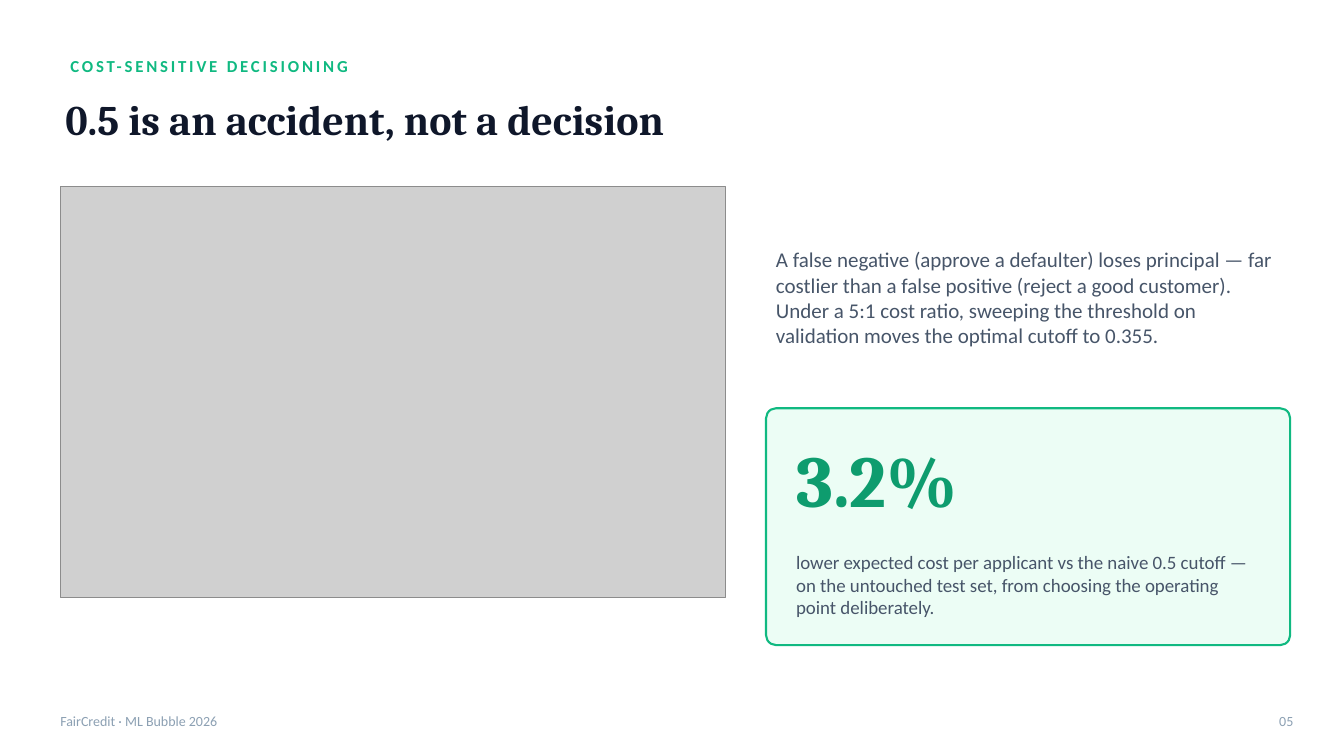
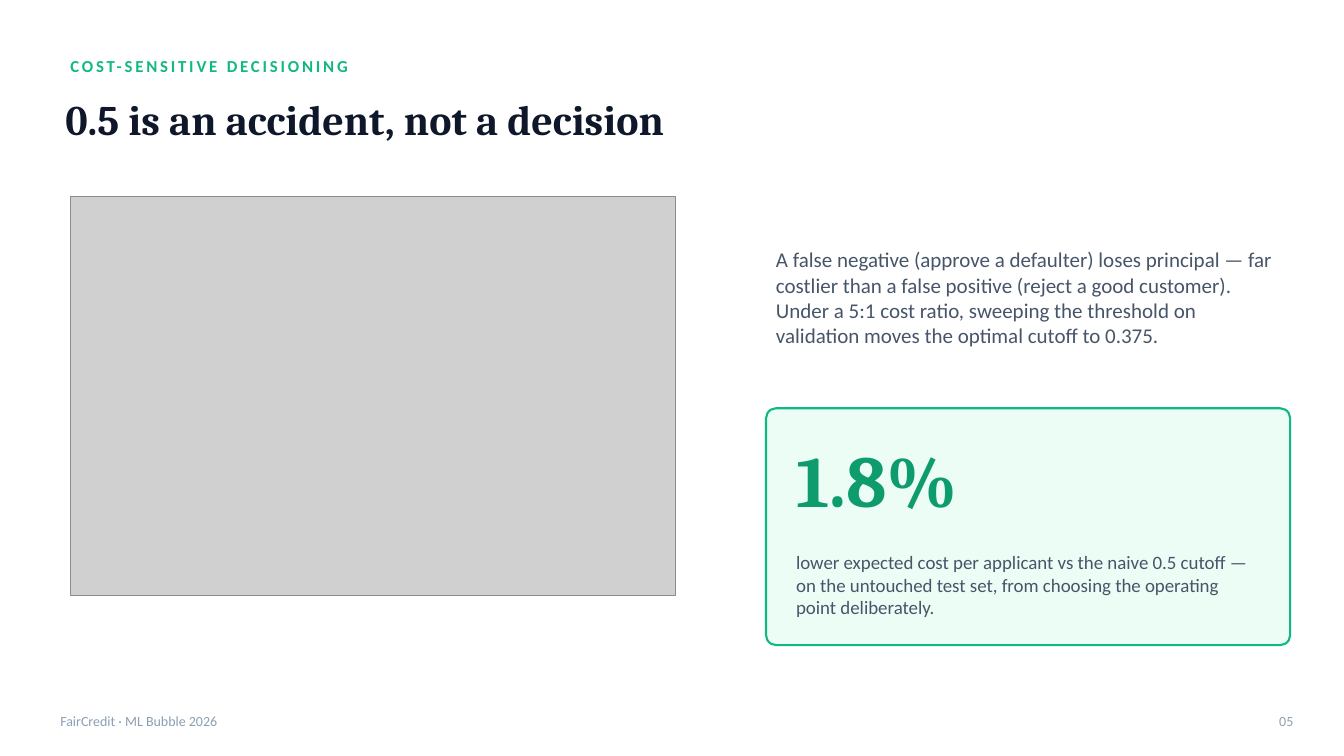
Before and after one commit to Sricharan7989/ML-Bubble-2026, a slide deck: slide 6 of FairCredit_ML_Bubble_2026.pptx. Drawn at 1344x756 pixels with LibreOffice and Linux fonts; fonts in the diff are those of the drawing; grey boxes stand for pictures. Boxes give left, top, right and bottom in pixels: in the first picture for what was removed or moved away, otherwise in the second. Text is boxed around its words. In the diff, an @@ line names an element or a change of style, - is before the commit and + after.

```diff
--- a/FairCredit_ML_Bubble_2026.pptx
+++ b/FairCredit_ML_Bubble_2026.pptx
@@ picture: place and size @@
-picture at bbox=[60, 187, 726, 598]
+picture at bbox=[71, 197, 676, 596]
@@ text at bbox=[776, 252, 1271, 347]: text changed @@
-A false negative (approve a defaulter) loses principal — far costlier than a false positive (reject a good customer). Under a 5:1 cost ratio, sweeping the threshold on validation moves the optimal cutoff to 0.355.
+A false negative (approve a defaulter) loses principal — far costlier than a false positive (reject a good customer). Under a 5:1 cost ratio, sweeping the threshold on validation moves the optimal cutoff to 0.375.
@@ text at bbox=[796, 457, 957, 509]: text changed @@
-3.2%
+1.8%
```
Also in this commit, not shown: 6 other slides changed, 1 slide added, 1 slide removed, 2 other files.
